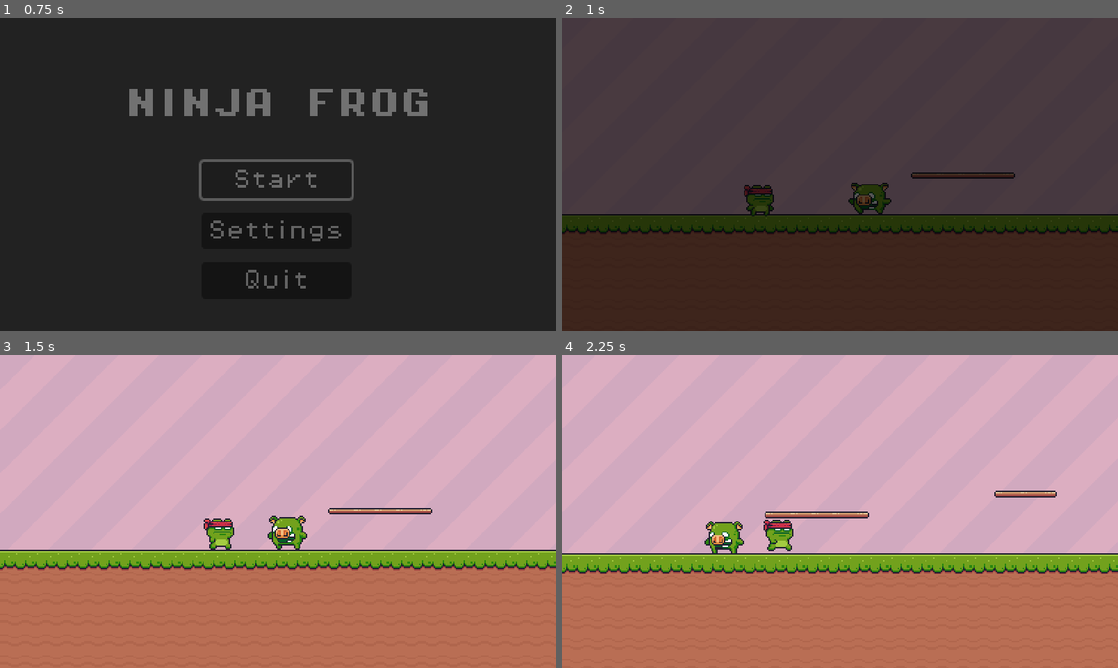
Above: before the commit, frames 1-4 (two rows, left to right).
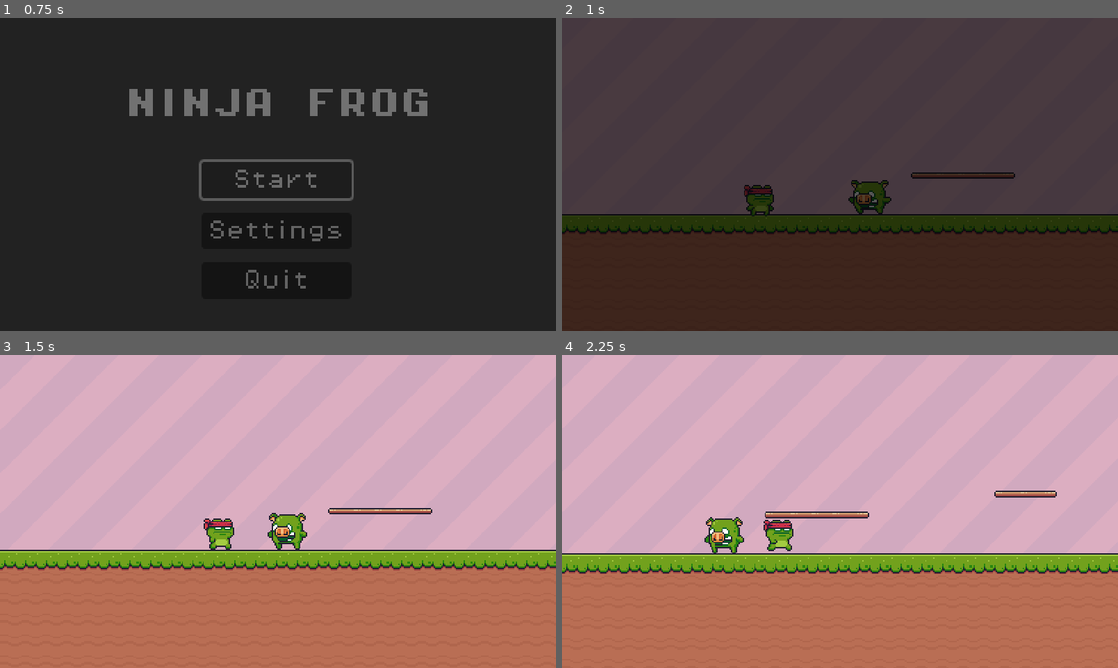
Above: after the commit, the same moments.

Repository: njmoon21/CSCI45-Final-Project
Game: Godot game, scene res://Scenes/Menus/Main Menu/main_menu.tscn
The game is run twice, just before and just after one commit, with the same random seed, the same clock (stepped at 60 frames per second) and the same inputs.
Inputs:
- Up to frame 1 (0.75 s): click "Start" at 0.5 s
- Up to frame 2 (1 s): no input
- Up to frame 3 (1.5 s): hold Right (right) from 1.28 s (still down)
- Up to frame 4 (2.25 s): keep holding Right (right); tap Space (jump) at 1.52 s

Frame 1 is identical in both runs. In frame 2, 0.3% of the frame differs, in the area x 51-60%, y 51-62%; in frame 3, 0.3%; in frame 4, 0.4%, in the area x 25-33%, y 51-64%.

Commit message:
Pig Fixed (maybe?)

Diff:
--- a/Character/Enemies/Pig/pig_enemy.gd
+++ b/Character/Enemies/Pig/pig_enemy.gd
@@ -16,3 +16,4 @@
 func _on_hitbox_body_entered(body):
 	if body.is_in_group("Player"):
 		queue_free()
+		animated_sprite.play("die")
--- a/Character/Enemies/Pig/pig_enemy.tscn
+++ b/Character/Enemies/Pig/pig_enemy.tscn
@@ -75,10 +75,10 @@
 }]
 
 [sub_resource type="RectangleShape2D" id="RectangleShape2D_80b00"]
-size = Vector2(21, 19.5)
+size = Vector2(21, 20.75)
 
 [sub_resource type="RectangleShape2D" id="RectangleShape2D_xvtch"]
-size = Vector2(17, 1.75)
+size = Vector2(17.5, 1.75)
 
 [node name="Pig Enemy" type="CharacterBody2D"]
 texture_filter = 1
@@ -86,21 +86,21 @@
 
 [node name="AnimatedSprite2D" type="AnimatedSprite2D" parent="."]
 texture_filter = 1
-position = Vector2(2.25, -0.953126)
-scale = Vector2(0.986111, 0.936458)
+position = Vector2(2.25, -1.95313)
+scale = Vector2(0.986111, 1.00312)
 sprite_frames = SubResource("SpriteFrames_pa8tk")
 autoplay = "default"
-frame_progress = 0.0754323
+frame_progress = 0.43482
 
 [node name="CollisionShape2D" type="CollisionShape2D" parent="."]
-position = Vector2(2, 3)
+position = Vector2(2, 2.625)
 shape = SubResource("RectangleShape2D_80b00")
 
 [node name="Hitbox" type="Area2D" parent="."]
 position = Vector2(1, 0)
 
 [node name="CollisionShape2D" type="CollisionShape2D" parent="Hitbox"]
-position = Vector2(1, -7)
+position = Vector2(1.25, -8)
 shape = SubResource("RectangleShape2D_xvtch")
 debug_color = Color(0.923927, 0.250426, 0.299585, 0.42)
 
--- a/Scenes/Levels/Level1/level1.tscn
+++ b/Scenes/Levels/Level1/level1.tscn
@@ -4,7 +4,7 @@
 [ext_resource type="Script" path="res://Scenes/Levels/Level1/level_1.gd" id="1_udj6u"]
 [ext_resource type="Texture2D" uid="uid://dpks0k2kjkgq7" path="res://Imported Sprites/Background/Pink.png" id="2_r1pua"]
 [ext_resource type="Texture2D" uid="uid://c3w8506v5linj" path="res://Imported Sprites/Terrain/Terrain (16x16).png" id="3_vqp4l"]
-[ext_resource type="PackedScene" uid="uid://46fisbj86124" path="res://Character/Player/Player.tscn" id="4_a21iq"]
+[ext_resource type="PackedScene" uid="uid://46fisbj86124" path="res://Character/Player/player.tscn" id="4_a21iq"]
 [ext_resource type="PackedScene" uid="uid://cxvy52fwy0xpl" path="res://Character/Enemies/Pig/pig_enemy.tscn" id="6_3bubu"]
 [ext_resource type="PackedScene" uid="uid://2cusb711oyrs" path="res://Scenes/Menus/Pause Menu/pause_menu.tscn" id="6_vqqq6"]
 [ext_resource type="AudioStream" uid="uid://dor2qfegsg2sj" path="res://Audio/Music/OMORI OST - 013 A Home For Flowers (Tulip).mp3" id="7_tvaer"]
